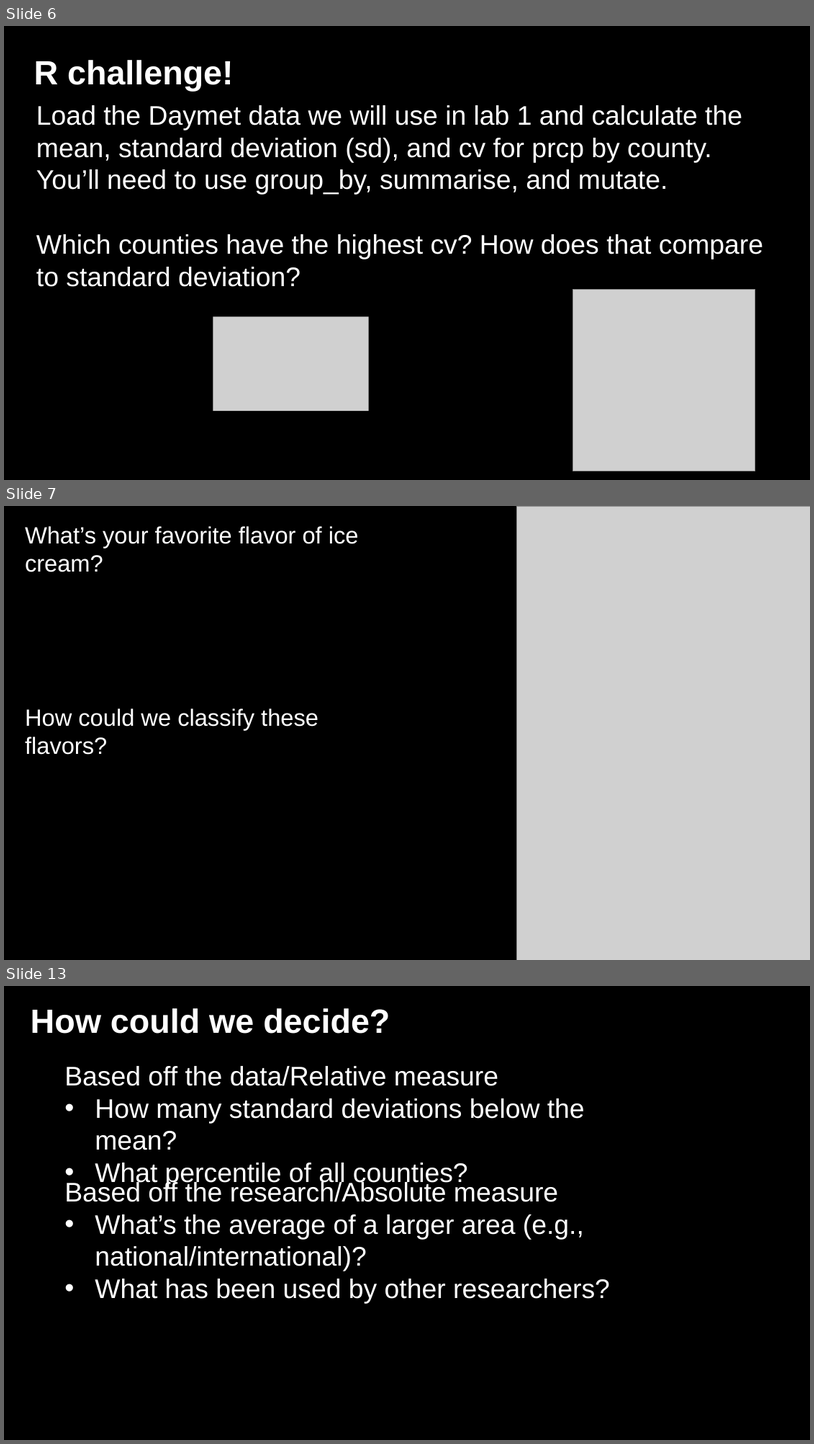
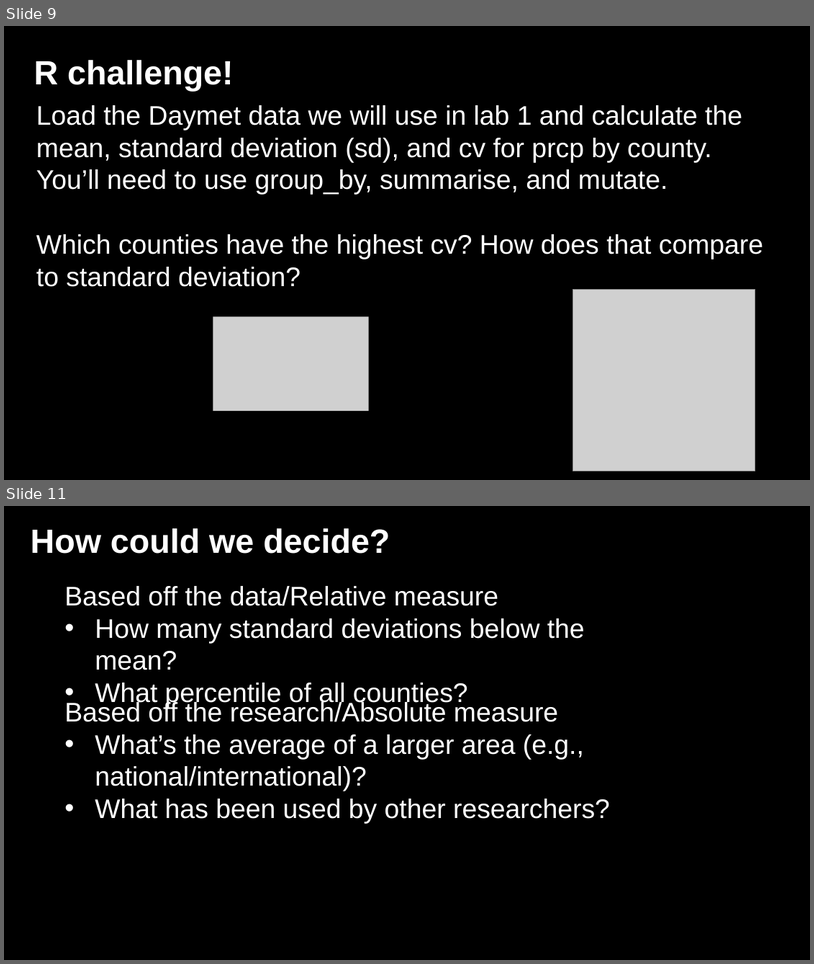
Before and after one commit to jshannon75/geog4300, a slide deck: in_class_slides/geog4300_W03-1 Classification and descriptive stats.pptx. Shown one above the other, each under a label of ours: slides 6, 7 and 13 before the commit, slides 9 and 11 after it; the slides between them are not shown. The pictures are 814x1444 and 814x964 pixels, drawn with LibreOffice and Linux fonts; fonts in the diff are those of the drawing; grey boxes stand for pictures; background and template pictures are left out. Boxes give left, top, right and bottom in pixels: in the first picture for what was removed or moved away, otherwise in the second. Text is boxed around its words. In the diff, an @@ line names an element or a change of style, - is before the commit and + after.

```diff
--- a/in_class_slides/geog4300_W03-1 Classification and descriptive stats.pptx
+++ b/in_class_slides/geog4300_W03-1 Classification and descriptive stats.pptx
@@ slide 7 removed at (4, 506, 810, 960), background picture (left out) @@
@@ text removed at (25, 526, 359, 572) @@
-What’s your favorite flavor of ice cream?
@@ picture removed at (517, 506, 810, 960) @@
@@ text removed at (25, 708, 319, 754) @@
-How could we classify these flavors?
@@ what was slide 6 is now slide 9 @@
@@ what was slide 13 is now slide 11 @@
```
Also in this commit, not shown: 2 slides changed, 4 slides added, 4 other slides removed, 1 other file.
